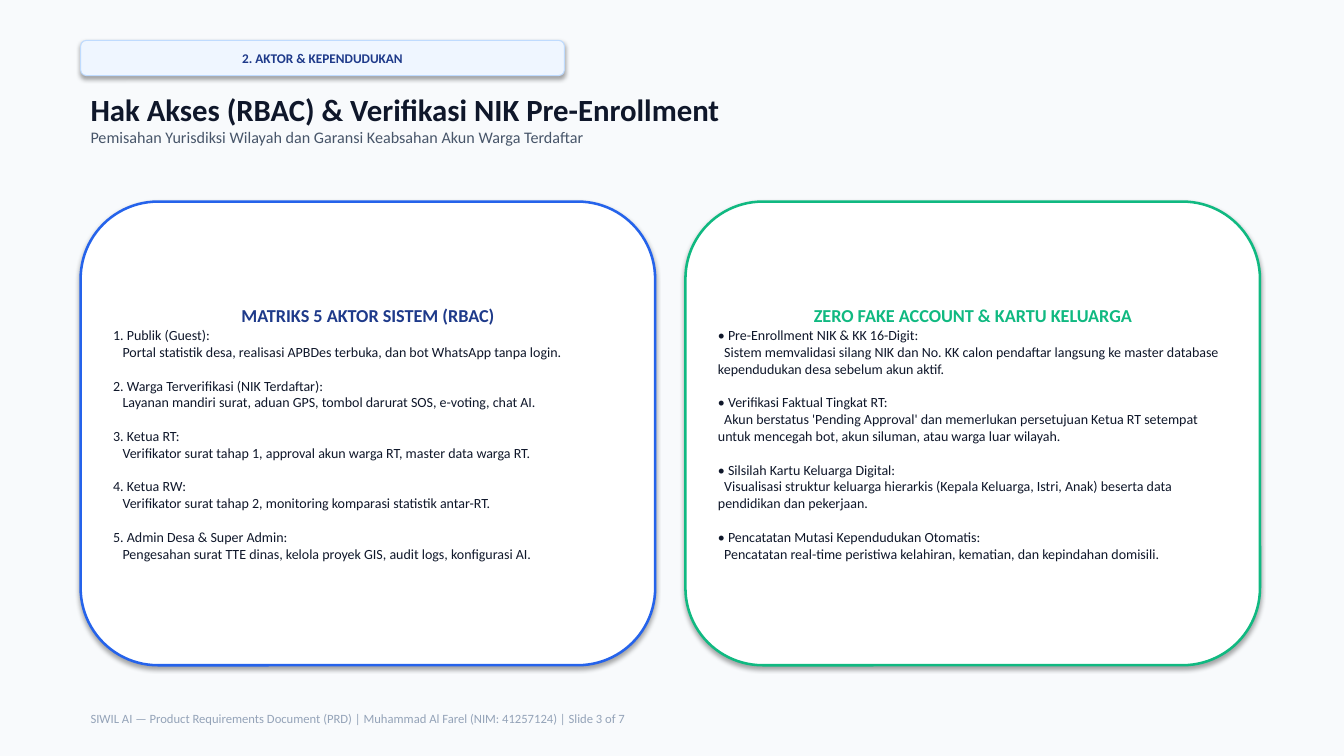
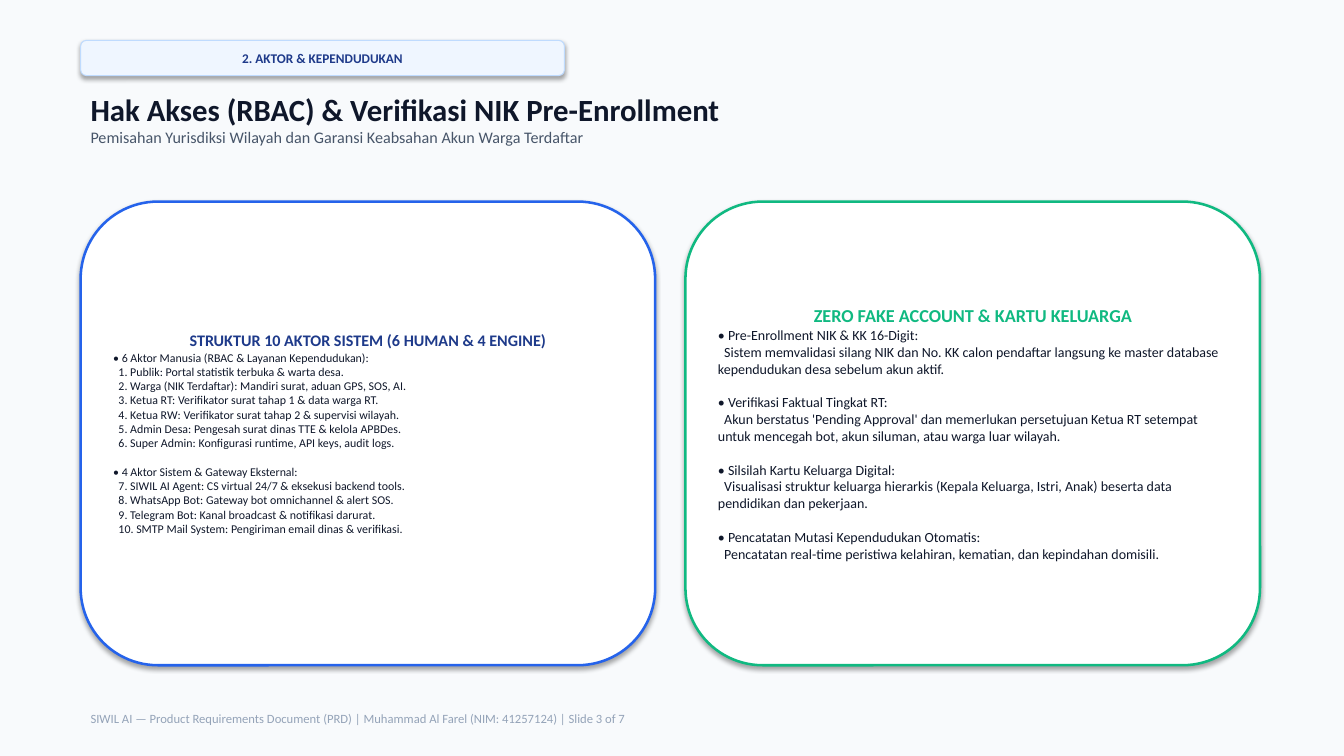
Before and after one commit to Yenvys/SistemWilayah, a slide deck: slide 3 of PRESENTASI_PRD_SIWIL.pptx. Drawn at 1344x756 pixels with LibreOffice and Linux fonts; fonts in the diff are those of the drawing. Boxes give left, top, right and bottom in pixels: in the first picture for what was removed or moved away, otherwise in the second. Text is boxed around its words. In the diff, an @@ line names an element or a change of style, - is before the commit and + after.

Commit message:
feat(docs): mutakhirkan daftar 10 aktor sistem (6 manusia & 4 gateway/otomasi) pada PRD, SDD, slide, dan naskah

```diff
--- a/PRESENTASI_PRD_SIWIL.pptx
+++ b/PRESENTASI_PRD_SIWIL.pptx
@@ text in rounded rectangle at box(118, 334, 546, 535): text changed; size 10 to 8.5 pt @@
-MATRIKS 5 AKTOR SISTEM (RBAC)
-1. Publik (Guest):
-Portal statistik desa, realisasi APBDes terbuka, dan bot WhatsApp tanpa login.
-2. Warga Terverifikasi (NIK Terdaftar):
-Layanan mandiri surat, aduan GPS, tombol darurat SOS, e-voting, chat AI.
-3. Ketua RT:
-Verifikator surat tahap 1, approval akun warga RT, master data warga RT.
-4. Ketua RW:
-Verifikator surat tahap 2, monitoring komparasi statistik antar-RT.
-5. Admin Desa & Super Admin:
-Pengesahan surat TTE dinas, kelola proyek GIS, audit logs, konfigurasi AI.
+STRUKTUR 10 AKTOR SISTEM (6 HUMAN & 4 ENGINE)
+• 6 Aktor Manusia (RBAC & Layanan Kependudukan):
+1. Publik: Portal statistik terbuka & warta desa.
+2. Warga (NIK Terdaftar): Mandiri surat, aduan GPS, SOS, AI.
+3. Ketua RT: Verifikator surat tahap 1 & data warga RT.
+4. Ketua RW: Verifikator surat tahap 2 & supervisi wilayah.
+5. Admin Desa: Pengesah surat dinas TTE & kelola APBDes.
+6. Super Admin: Konfigurasi runtime, API keys, audit logs.
+• 4 Aktor Sistem & Gateway Eksternal:
+7. SIWIL AI Agent: CS virtual 24/7 & eksekusi backend tools.
+8. WhatsApp Bot: Gateway bot omnichannel & alert SOS.
+9. Telegram Bot: Kanal broadcast & notifikasi darurat.
+10. SMTP Mail System: Pengiriman email dinas & verifikasi.
```
Also in this commit, not shown: 6 other files.
